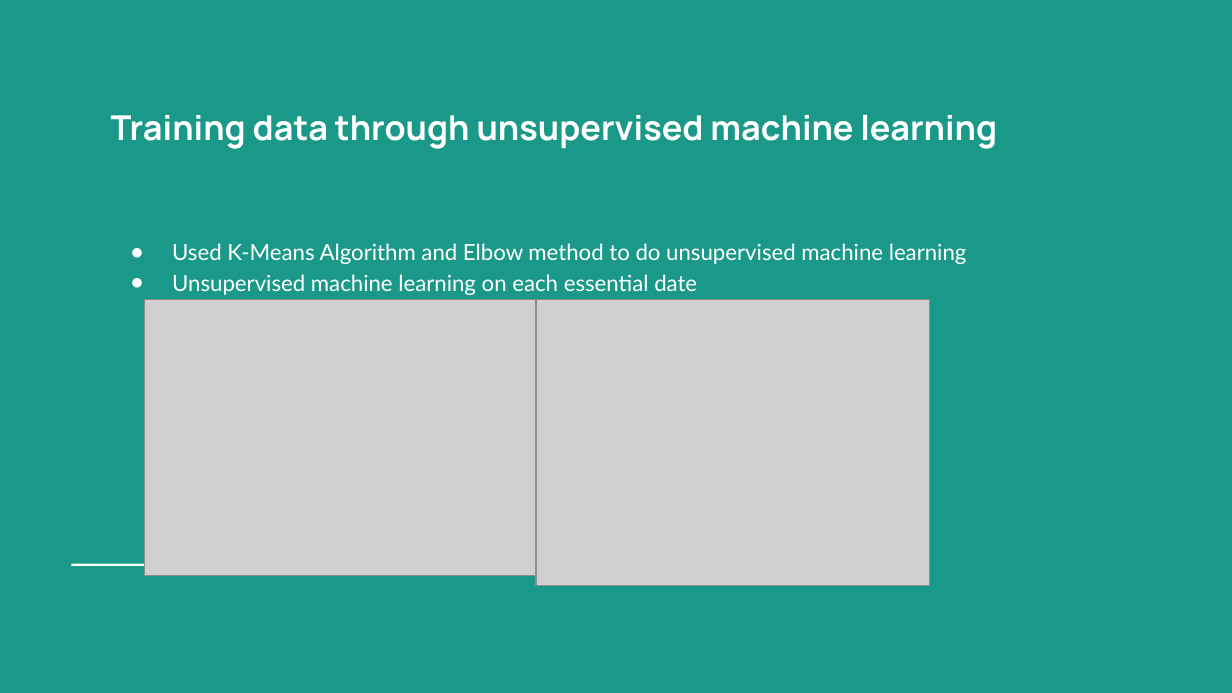
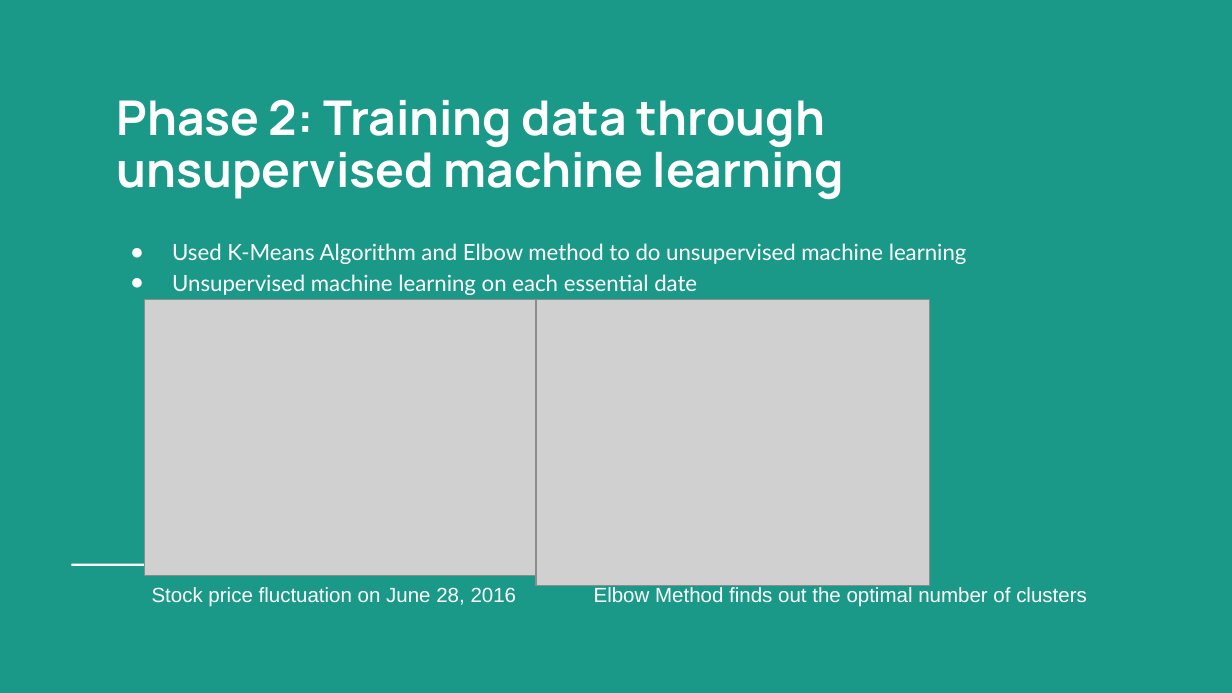
Before and after one commit to okcaiko-gmail/Fionastudy, a slide deck: slide 6 of Examination of Domestic Economic Impact of the US-China Trade War by Analyzing Stock Market Fluctuations with Unsupervised Machine Learning.pptx (slide 5 before the commit). Drawn at 1232x693 pixels with LibreOffice and Linux fonts; fonts in the diff are those of the drawing; grey boxes stand for pictures. Boxes give left, top, right and bottom in pixels: in the first picture for what was removed or moved away, otherwise in the second. Text is boxed around its words. In the diff, an @@ line names an element or a change of style, - is before the commit and + after.

```diff
--- a/Examination of Domestic Economic Impact of the US-China Trade War by Analyzing Stock Market Fluctuations with Unsupervised Machine Learning.pptx
+++ b/Examination of Domestic Economic Impact of the US-China Trade War by Analyzing Stock Market Fluctuations with Unsupervised Machine Learning.pptx
@@ title at [117, 99, 844, 199]: text changed; size 20 to 28 pt @@
-Training data through unsupervised machine learning
+Phase 2: Training data through unsupervised machine learning
@@ text added at [152, 587, 517, 607], 12 pt, text #FFFFFF @@
+Stock price fluctuation on June 28, 2016
@@ text added at [594, 587, 1087, 607], 12 pt, text #FFFFFF @@
+Elbow Method finds out the optimal number of clusters
```
Also in this commit, not shown: 14 other slides changed, 6 slides added.
